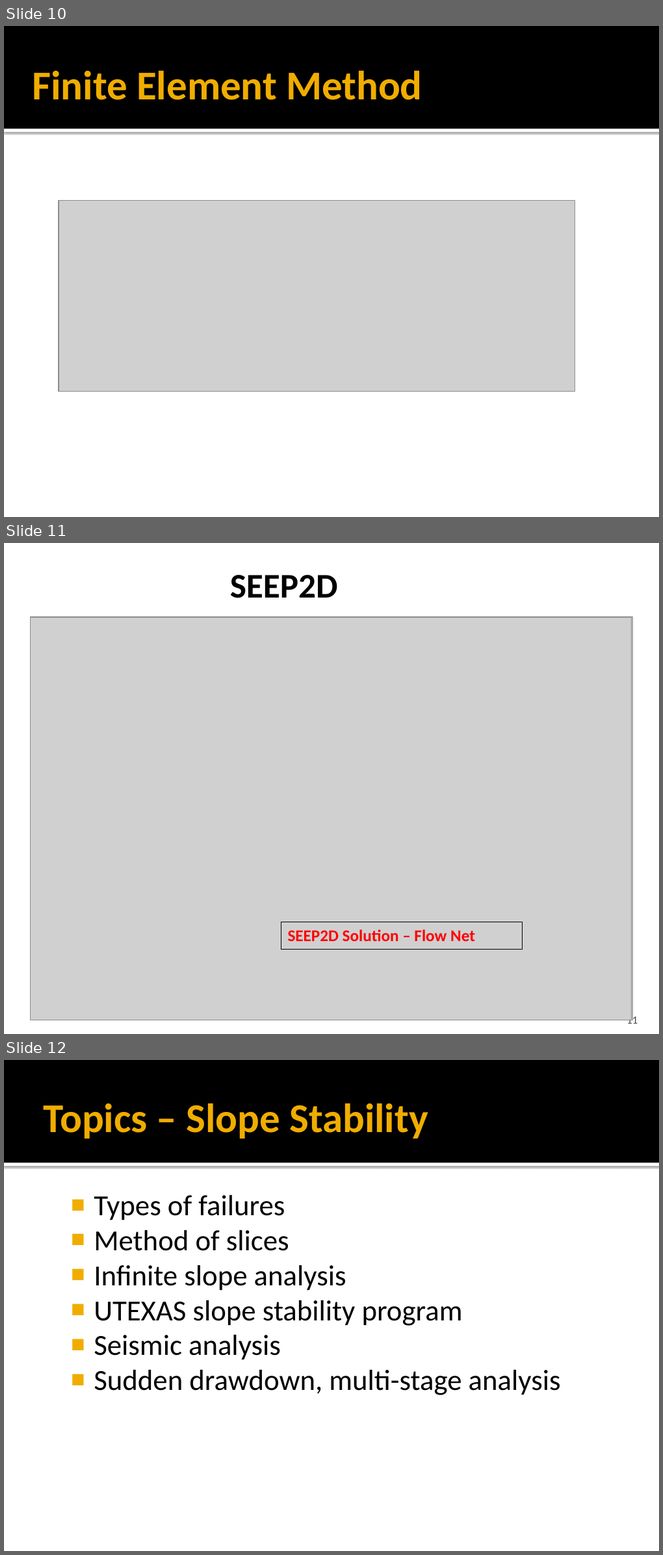
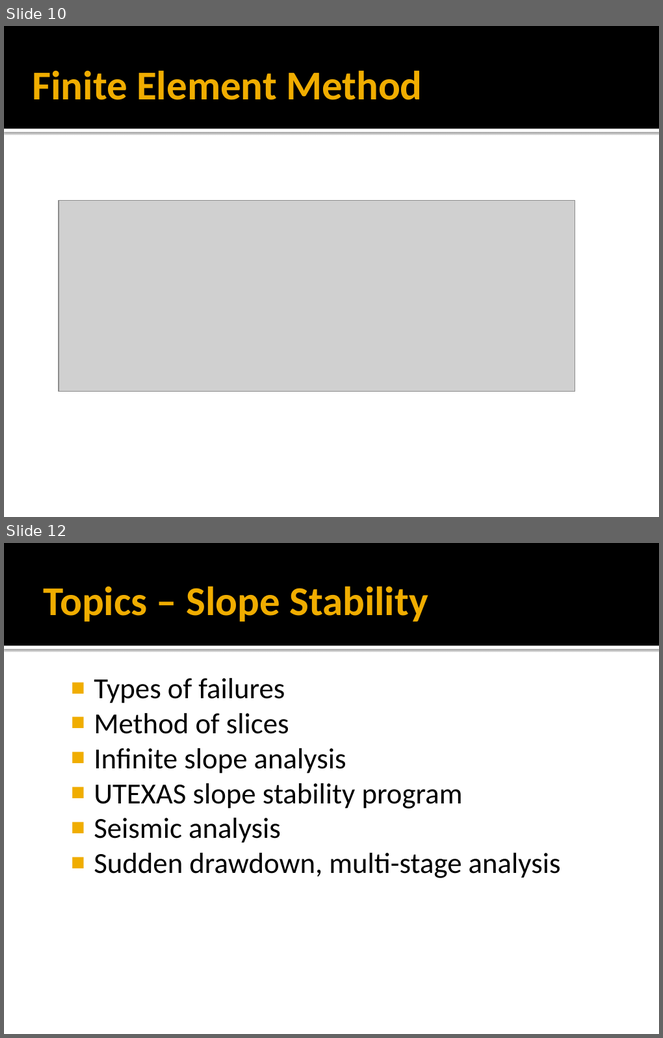
Before and after one commit to njones61/ce544, a slide deck: docs/resources/overview/intro.pptx. Shown one above the other, each under a label of ours: slides 10, 11 and 12 before the commit, slides 10 and 12 after it; the slides between them are not shown. The pictures are 663x1555 and 663x1038 pixels, drawn with LibreOffice and Linux fonts; fonts in the diff are those of the drawing; grey boxes stand for pictures. Boxes give left, top, right and bottom in pixels: in the first picture for what was removed or moved away, otherwise in the second. Text is boxed around its words. In the diff, an @@ line names an element or a change of style, - is before the commit and + after.

```diff
--- a/docs/resources/overview/intro.pptx
+++ b/docs/resources/overview/intro.pptx
@@ slide 11 removed at [4, 543, 659, 1034], background #FFFFFF @@
@@ title removed at [230, 575, 338, 598] @@
-SEEP2D
@@ picture removed at [30, 617, 633, 1021] @@
@@ picture removed at [30, 617, 632, 1020] @@
@@ picture removed at [30, 618, 632, 1021] @@
@@ picture removed at [31, 617, 633, 1019] @@
@@ rectangle removed at [281, 923, 522, 949] @@
-SEEP2D Solution – Flow Net
@@ page number removed at [627, 1016, 638, 1024] @@
-11
```
Also in this commit, not shown: 3 slides changed, 3 slides added, 1 other slide removed.
